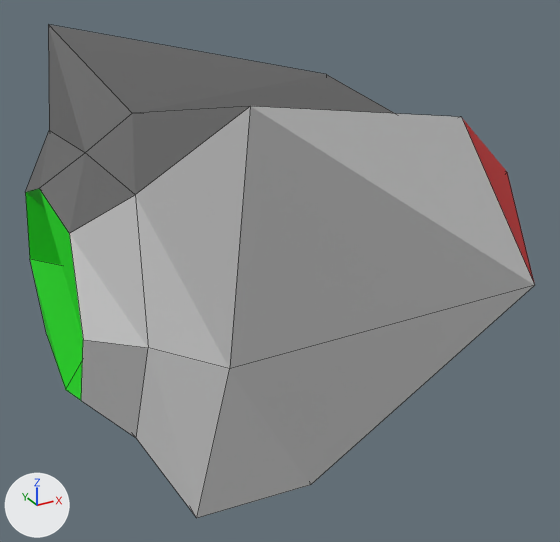
An edit to the OBJ model _WorkingDir/Models/SideShooter/Ship.obj, drawn before and after from the same camera.
Rendered twice from a 50 mm lens placed at (-1.79, -3.49, 1.61), pointed at (0.14, 0.01, -0.14). Every picture has the same lights, and +X, +Y and +Z are marked at lower left. Mesh edges are drawn as thin lines. Where no turn or scale is listed for an object, it has been applied to the vertices.
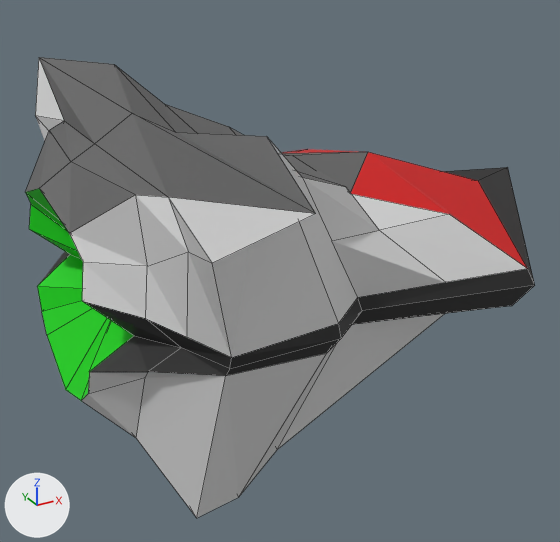
The change in detail:
Material 'SideBlack' (mat_sideblack) is new.
Its base color is (0.0189, 0.0189, 0.0189) (black #252525).
Its roughness is 0.69.
me_cube is used by ob_cube; location (0.0, 0.0, 0.0).
me_cube had 34 vertices, 32 faces and spanned x -1.11..1.78, y -1.31..1.31, z -1.0..1.1.
me_cube now has 107 vertices, 110 faces and spans x -1.11..1.78, y -1.71..1.7, z -0.87..0.91.
Part 1, on me_cube:
11 vertices are removed from x -1.11..1.1, y -1.31..1.31, z -1.0..1.1.
26 faces are deleted.
3 vertices move from x -0.89..1.78, y 0.0, z -1.0..0.67 to x -0.96..1.78, y 0.0, z -0.87..0.64.
84 vertices are added at x -1.1..1.57, y -1.71..1.7, z -0.87..0.91.
40 new faces join them, mat_material (light grey #d1d1d1).
2 new faces join them, mat_red (red #d10000).
16 new faces join them, mat_green (green #00d100).
22 new faces join them, mat_undergrey (dark grey #626262).
24 new faces join them, mat_sideblack (black #252525).
me_cube now uses material mat_sideblack (black #252525).

What differs and where, as boxes (x1, y1, x2, y2) in the pictures (560 x 542 px):
'Cube', reshaped (7% shorter)
    before: (25, 24, 535, 518)
    after: (25, 57, 535, 518)
